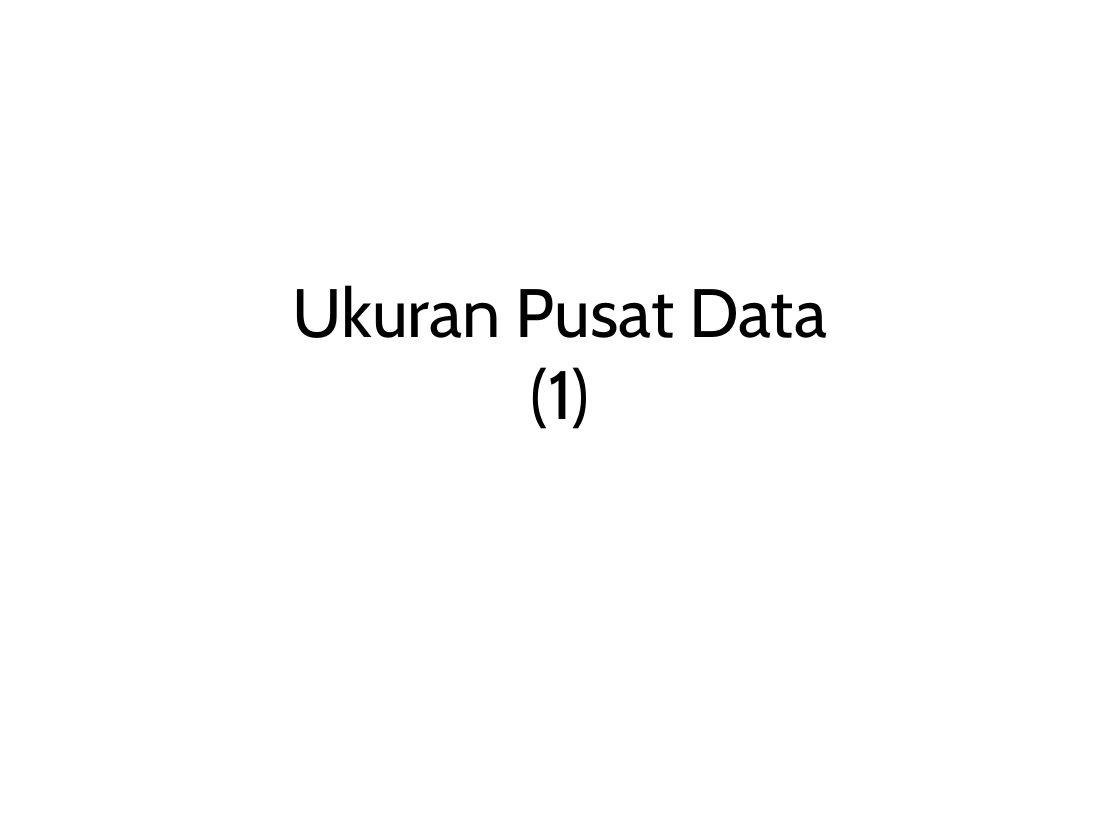
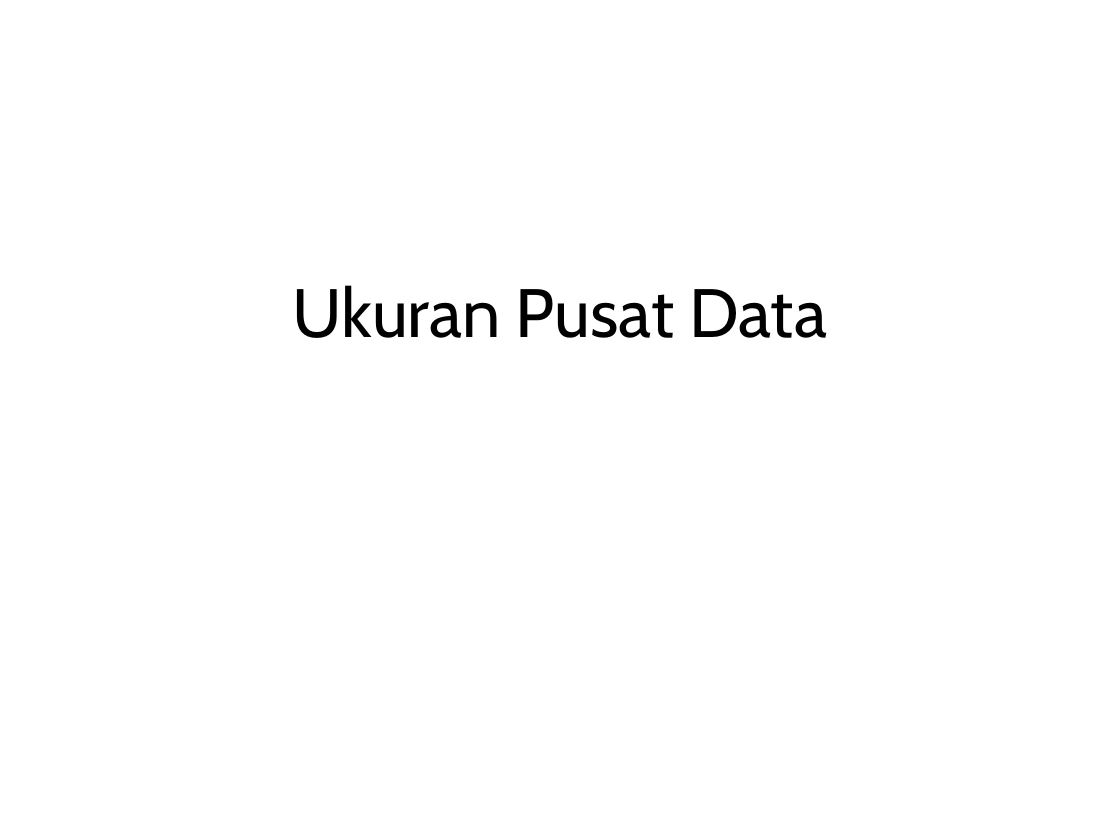
Before and after one commit to tarmidzibariq/KULIAH-SEMESTER-3, a slide deck: slide 1 of STATISTIKA 1/SESI- 3.ppt. Drawn at 1120x840 pixels with LibreOffice and Linux fonts; fonts in the diff are those of the drawing. Boxes give left, top, right and bottom in pixels: in the first picture for what was removed or moved away, otherwise in the second. Text is boxed around its words. In the diff, an @@ line names an element or a change of style, - is before the commit and + after.

```diff
--- a/STATISTIKA 1/SESI- 3.ppt
+++ b/STATISTIKA 1/SESI- 3.ppt
@@ title at box(293, 285, 827, 338): text changed @@
-Ukuran Pusat Data
-(1)
+Ukuran Pusat Data
```
Also in this commit, not shown: 2 other slides changed, 6 slides added, 4 other files.
